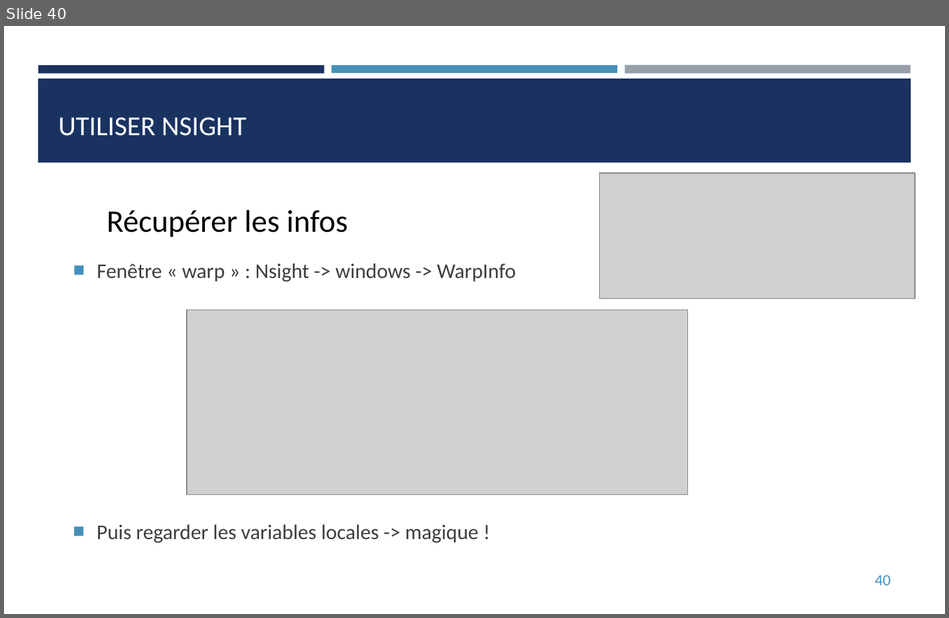
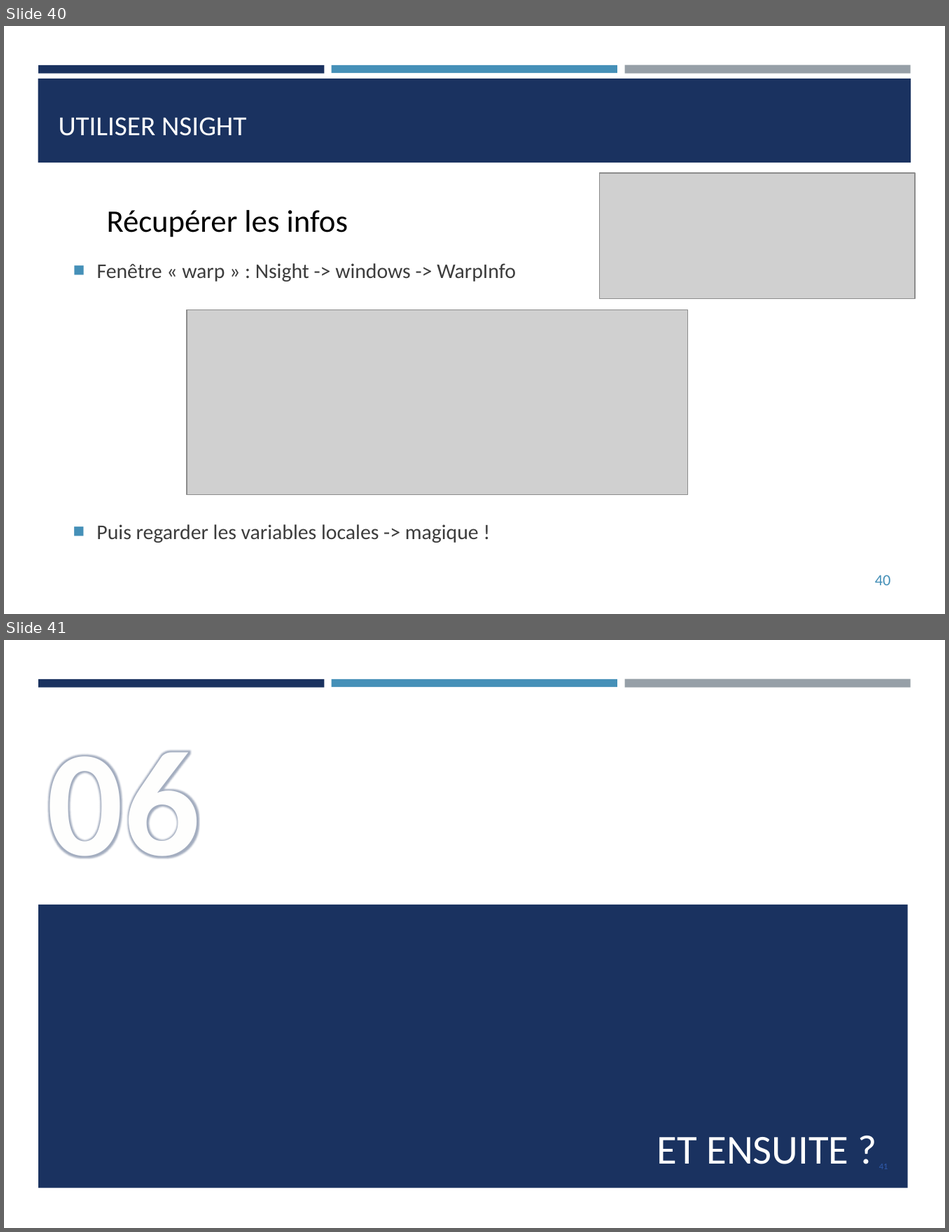
Before and after one commit to franckginguene/hpc_formation_scalian, a slide deck: Diapos/HPC_CUDA.pptx. Shown one above the other, each under a label of ours: slide 40 before the commit, slides 40 and 41 after it. The pictures are 949x618 and 949x1232 pixels, drawn with LibreOffice and Linux fonts; fonts in the diff are those of the drawing; grey boxes stand for pictures. Boxes give left, top, right and bottom in pixels: in the first picture for what was removed or moved away, otherwise in the second. Text is boxed around its words. In the diff, an @@ line names an element or a change of style, - is before the commit and + after.

```diff
--- a/Diapos/HPC_CUDA.pptx
+++ b/Diapos/HPC_CUDA.pptx
@@ slide 41 added at (4,640,945,1228), background #FFFFFF; not listed: 3 template elements that a slide beside it also shows @@
@@ text added at (47,751,200,858), 115 pt, text #FEFEFE, bold @@
+06
@@ rectangle added at (39,905,908,1187), fill #1A3260 @@
@@ title added at (657,1137,848,1164), 31.5 pt, text #FFFFFF @@
+ET ENSUITE ?
@@ page number added at (879,1164,888,1169), 6.8 pt, text #2F5AAC @@
+41
```
Also in this commit, not shown: 7 slides changed, 3 other slides added, 1 slide removed.
